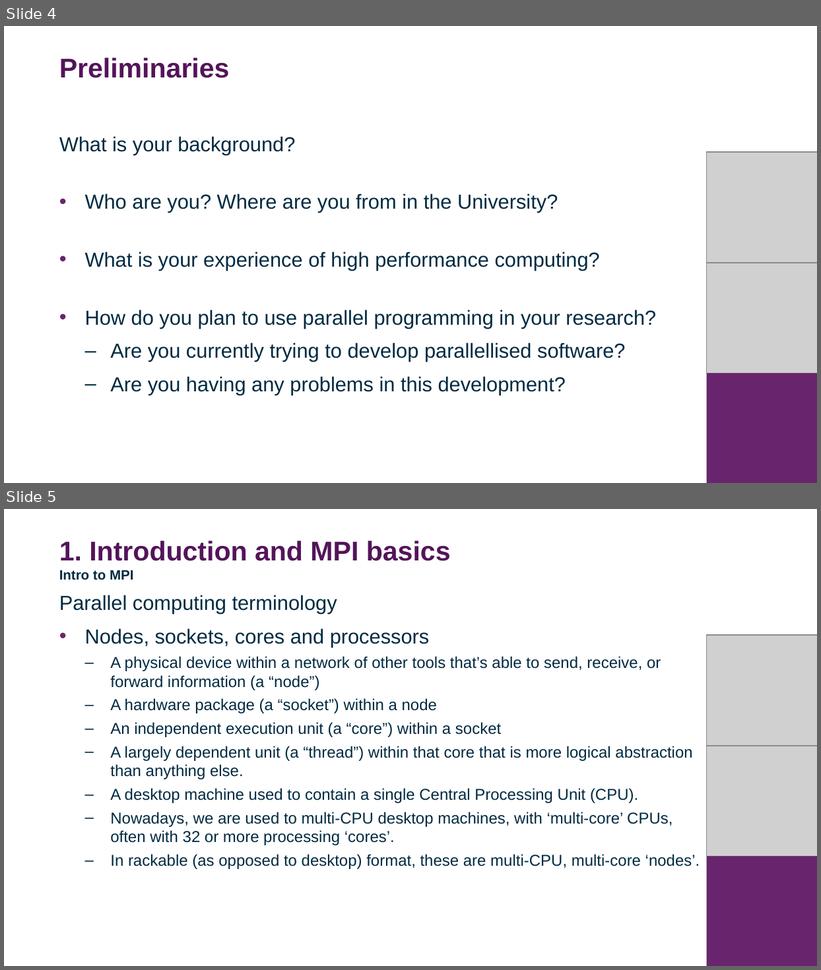
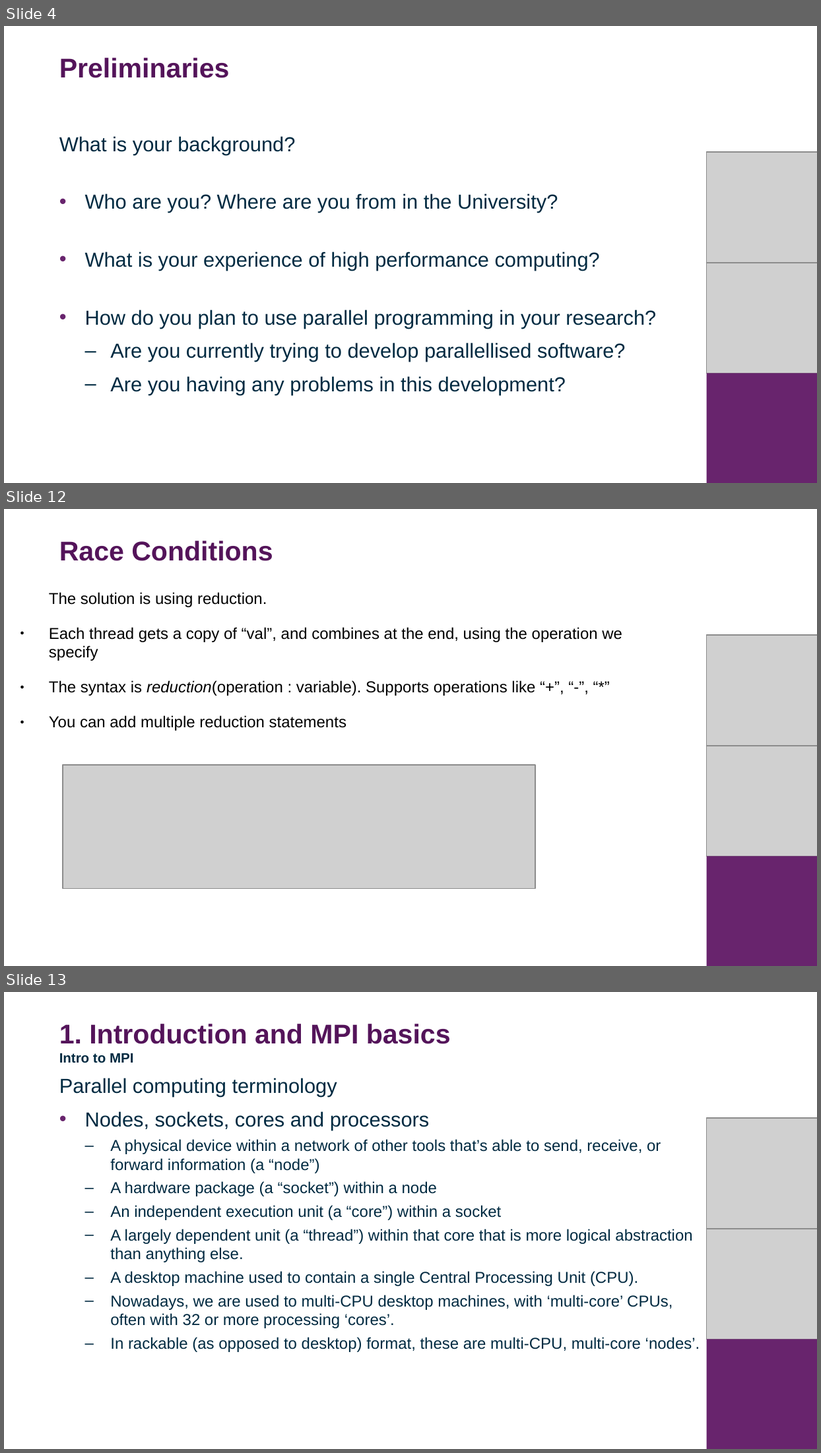
Before and after one commit to DurhamARC-Training/BasicParallelProgramming, a slide deck: MPIShortCourse_October.odp. Shown one above the other, each under a label of ours: slides 4 and 5 before the commit, slides 4, 12 and 13 after it; the slides between them are not shown. The pictures are 821x970 and 821x1453 pixels, drawn with LibreOffice and Linux fonts; fonts in the diff are those of the drawing; grey boxes stand for pictures; background and template pictures are left out. Boxes give left, top, right and bottom in pixels: in the first picture for what was removed or moved away, otherwise in the second. Text is boxed around its words. In the diff, an @@ line names an element or a change of style, - is before the commit and + after.

```diff
--- a/MPIShortCourse_October.odp
+++ b/MPIShortCourse_October.odp
@@ slide 12 added at (x1=4, y1=509, x2=817, y2=966), background #FFFFFF @@
@@ title added at (x1=59, y1=541, x2=273, y2=561), 24 pt, text #54145A, bold @@
+Race Conditions
@@ text added at (x1=49, y1=592, x2=622, y2=731), 14 pt, text #000000 @@
+The solution is using reduction.
+● Each thread gets a copy of “val”, and combines at the end, using the operation we specify
+● The syntax is reduction(operation : variable). Supports operations like “+”, “-”, “*”
+● You can add multiple reduction statements
@@ picture added at (x1=706, y1=635, x2=817, y2=746) @@
@@ picture added at (x1=706, y1=746, x2=817, y2=856) @@
@@ picture added at (x1=63, y1=765, x2=535, y2=889) @@
@@ rectangle added at (x1=706, y1=856, x2=817, y2=966), fill #68246D @@
@@ what was slide 5 is now slide 13 @@
```
Also in this commit, not shown: 7 other slides added, 1 other file.
